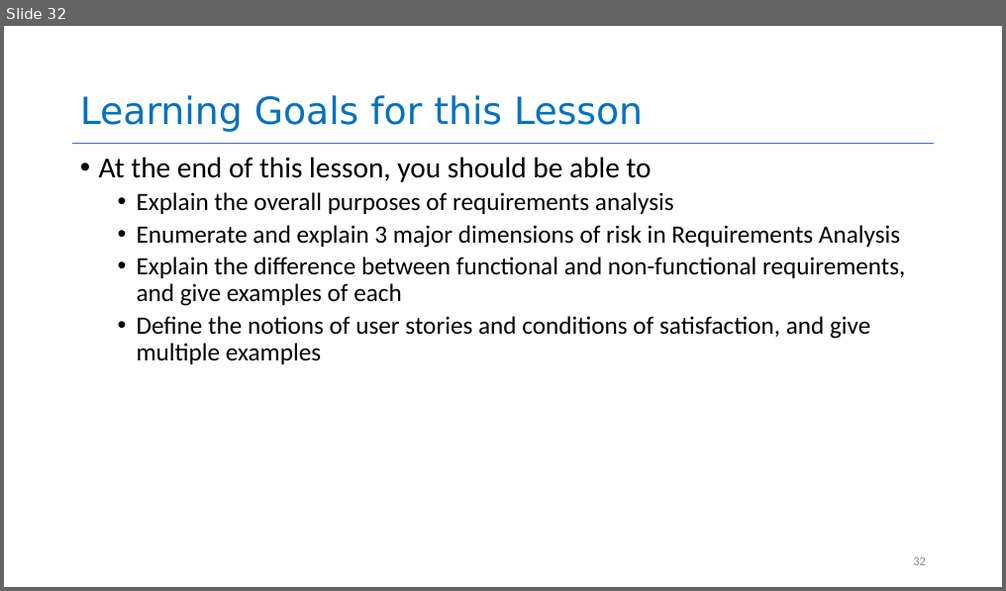
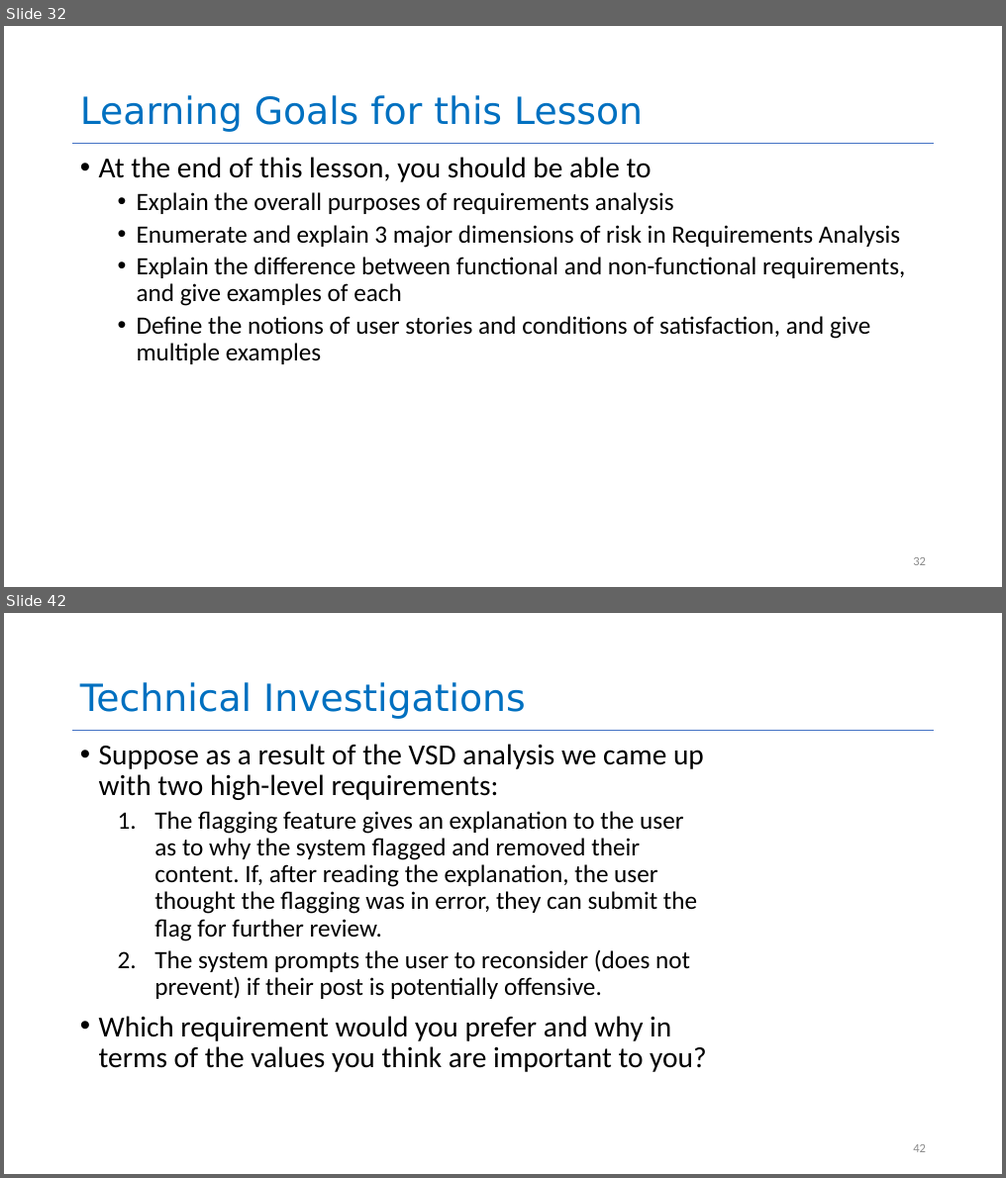
Before and after one commit to yashburshe/CS4530-Fall-2025, a slide deck: Slides/Module 01.2 Requirements Gathering.pptx. Shown one above the other, each under a label of ours: slide 32 before the commit, slides 32 and 42 after it; the slides between them are not shown. The pictures are 1006x591 and 1006x1178 pixels, drawn with LibreOffice and Linux fonts; fonts in the diff are those of the drawing. Boxes give left, top, right and bottom in pixels: in the first picture for what was removed or moved away, otherwise in the second. Text is boxed around its words. In the diff, an @@ line names an element or a change of style, - is before the commit and + after.

```diff
--- a/Slides/Module 01.2 Requirements Gathering.pptx
+++ b/Slides/Module 01.2 Requirements Gathering.pptx
@@ slide 42 added at [4,613,1002,1174], background #FFFFFF; not listed: 1 template element that a slide beside it also shows @@
@@ title added at [80,682,526,719], 36 pt, text #0070C0 @@
+Technical Investigations
@@ text added at [99,744,706,1072], 24 pt, text #000000 @@
+• Suppose as a result of the VSD analysis we came up with two high-level requirements:
+  1. The flagging feature gives an explanation to the user as to why the system flagged and removed their content. If, after reading the explanation, the user thought the flagging was in error, they can submit the flag for further review.
+  2. The system prompts the user to reconsider (does not prevent) if their post is potentially offensive.
+• Which requirement would you prefer and why in terms of the values you think are important to you?
@@ page number added at [913,1145,926,1153], 12 pt, text #8C8C8C @@
+42
```
Also in this commit, not shown: 10 other slides added, 1 other file.
